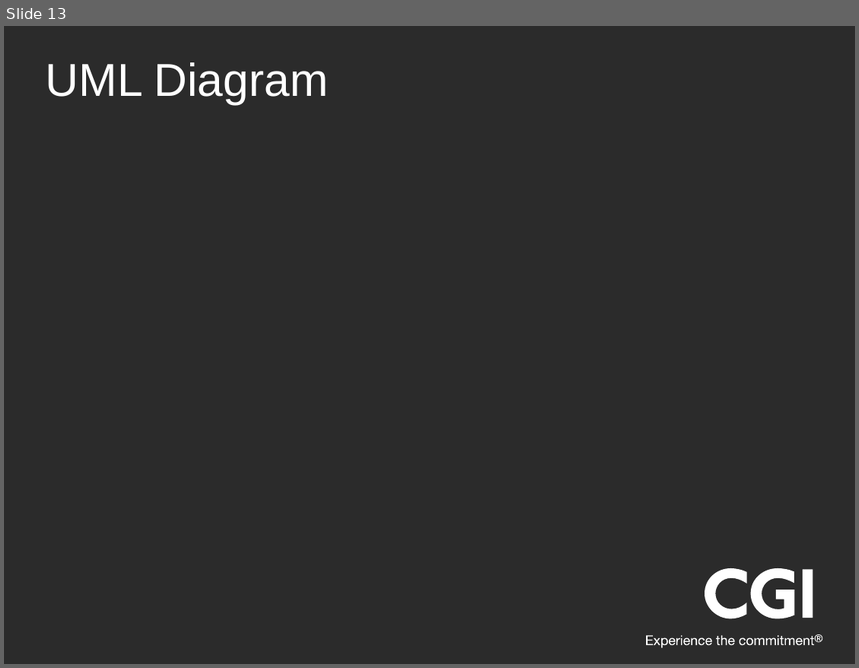
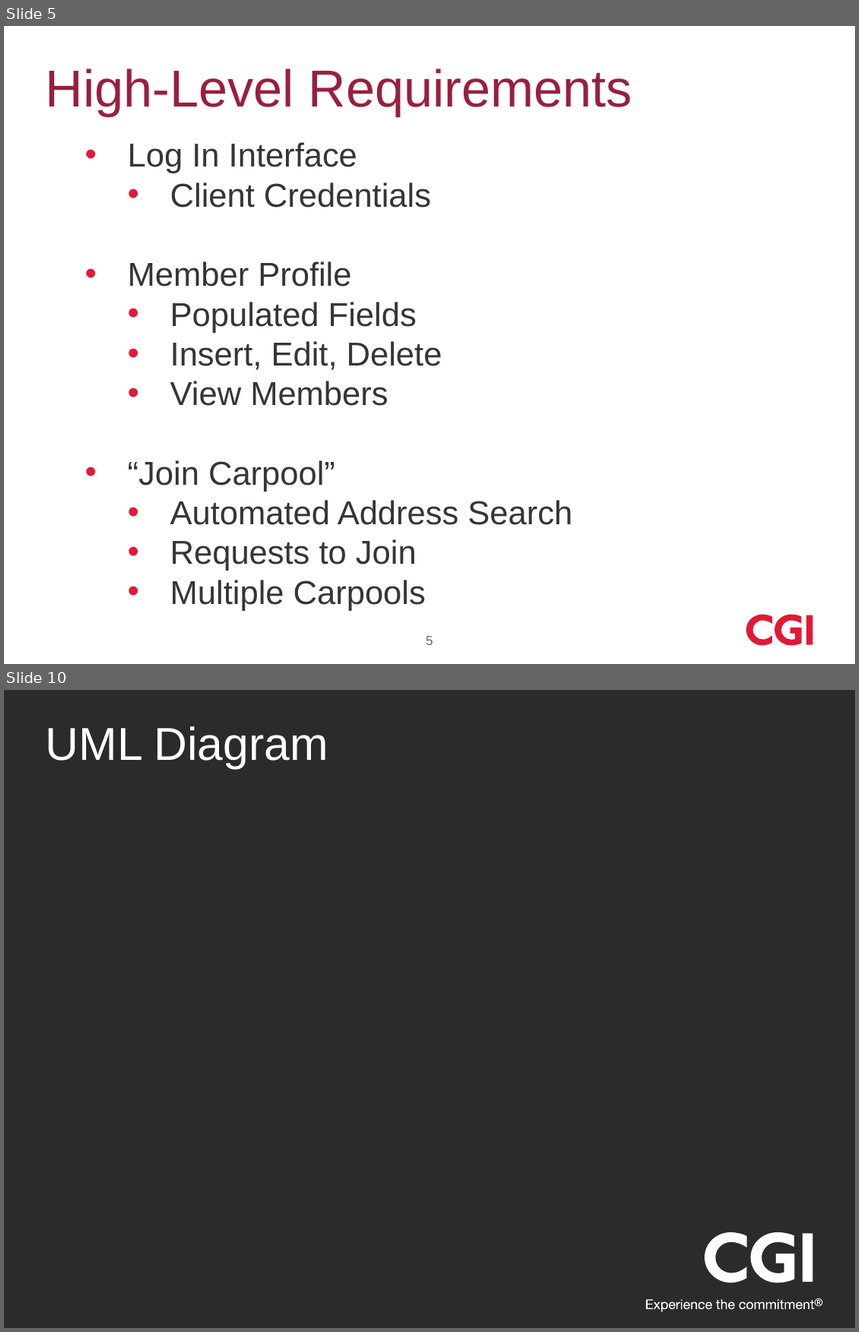
Before and after one commit to ChaseCGI/GoingGreen, a slide deck: Going Green Presentation.pptx. Shown one above the other, each under a label of ours: slide 13 before the commit, slides 5 and 10 after it; the slides between them are not shown. The pictures are 859x668 and 859x1332 pixels, drawn with LibreOffice and Linux fonts; fonts in the diff are those of the drawing; background and template pictures are left out; a plain dark background stands for a picture behind light text. Boxes give left, top, right and bottom in pixels: in the first picture for what was removed or moved away, otherwise in the second. Text is boxed around its words. In the diff, an @@ line names an element or a change of style, - is before the commit and + after.

Commit message:
Updated Requirements

```diff
--- a/Going Green Presentation.pptx
+++ b/Going Green Presentation.pptx
@@ slide 5 added at (4,26,855,664), background #FFFFFF @@
@@ title added at (46,69,633,116), 44 pt, text #991F3D @@
+High-Level Requirements
@@ text added at (128,142,572,611), 28 pt, text #363534 @@
+• Log In Interface
+  • Client Credentials
+• Member Profile
+  • Populated Fields
+  • Insert, Edit, Delete
+  • View Members
+• “Join Carpool”
+  • Automated Address Search
+  • Requests to Join
+  • Multiple Carpools
@@ freeform shape added at (747,615,772,645), fill #E31837 @@
@@ freeform shape added at (775,615,803,645), fill #E31837 @@
@@ rectangle added at (807,615,813,645), fill #E31837 @@
@@ page number added at (426,636,433,645), 11 pt, text #666666 @@
+5
@@ what was slide 13 is now slide 10 @@
```
Also in this commit, not shown: 2 slides changed, 7 other slides added, 10 slides removed, 3 other files.
